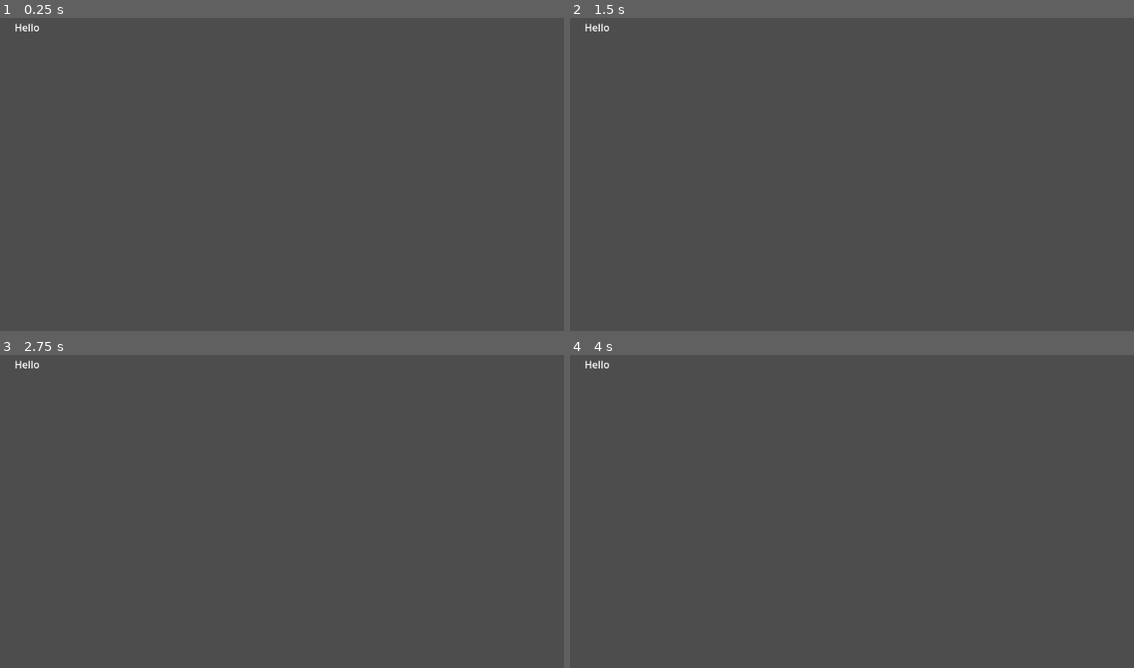
Above: before the commit, frames 1-4 (two rows, left to right).
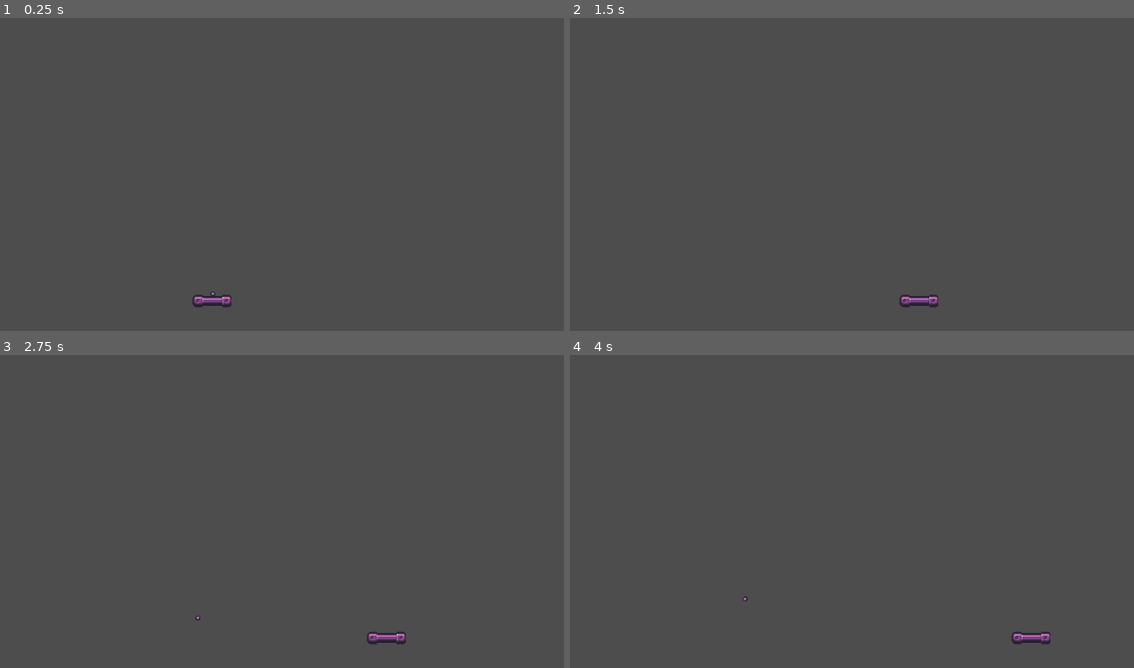
Above: after the commit, the same moments.

Repository: Bob-the-great-the-third/casse-brique
Game: Godot game, scene res://main.tscn
Two runs of this game, one before a commit and one after it. Both use one fixed random seed, a clock stepped at 60 frames per second and the inputs below.
Inputs:
- Up to frame 1 (0.25 s): no input
- Up to frame 2 (1.5 s): tap Enter at 0.5 s; hold Right (p1_right) 0.53-1.28 s; hold Left (p1_left) from 1.28 s (still down)
- Up to frame 3 (2.75 s): release Left (p1_left) at 2.03 s; hold Right (p1_right) from 2.03 s (still down)
- Up to frame 4 (4 s): release Right (p1_right) at 3.53 s; hold Left (p1_left) from 3.53 s (still down)

The runs differ from the first frame. In frame 1, 0.3% of the frame differs, in the area x 2-42%, y 1-93%; in frame 2, 0.3%; in frame 3, 0.3%; in frame 4, 0.3%.

Commit message:
casse brick still

Diff:
--- /dev/null
+++ b/balle/balle.gd
@@ -0,0 +1,19 @@
+extends Node
+
+
+var vitesse_x= randi() % 100 -50;
+var vitesse_y= 200
+
+# Called when the node enters the scene tree for the first time.
+func _ready() -> void:
+	pass # Replace with function body.
+
+
+# Called every frame. 'delta' is the elapsed time since the previous frame.
+func _process(delta: float) -> void:
+	pass
+
+func _physics_process(delta: float) -> void:
+	var parent= get_parent();
+	parent.position.x += vitesse_x * delta;
+	parent.position.y+= vitesse_y * delta;
--- /dev/null
+++ b/balle/balle.tres
@@ -0,0 +1,4 @@
+[gd_resource type="CircleShape2D" format=3 uid="uid://fjdihw2xp2k7"]
+
+[resource]
+radius = 5.0
--- /dev/null
+++ b/balle/balle.tscn
@@ -0,0 +1,22 @@
+[gd_scene format=3 uid="uid://cvg0qcecynpjf"]
+
+[ext_resource type="Texture2D" uid="uid://2thwofxduu8" path="res://breakout_pieces.png" id="1_50dfo"]
+[ext_resource type="Script" uid="uid://dilmextbldk84" path="res://balle/balle.gd" id="2_jdfn4"]
+[ext_resource type="Shape2D" uid="uid://fjdihw2xp2k7" path="res://balle/balle.tres" id="3_jdfn4"]
+
+[sub_resource type="AtlasTexture" id="AtlasTexture_x8p52"]
+atlas = ExtResource("1_50dfo")
+region = Rect2(75.17316, 135.9901, 8.138832, 8.390549)
+
+[node name="RigidBody2D" type="RigidBody2D" unique_id=1963650125]
+position = Vector2(593, 604)
+gravity_scale = 0.0
+
+[node name="Sprite2D" type="Sprite2D" parent="." unique_id=2091713681]
+texture = SubResource("AtlasTexture_x8p52")
+
+[node name="Node" type="Node" parent="." unique_id=1806399779]
+script = ExtResource("2_jdfn4")
+
+[node name="CollisionShape2D" type="CollisionShape2D" parent="." unique_id=1811110359]
+shape = ExtResource("3_jdfn4")
--- a/main.tscn
+++ b/main.tscn
@@ -1,10 +1,11 @@
 [gd_scene format=3 uid="uid://d3b7jtim3a8rc"]
+
+[ext_resource type="PackedScene" uid="uid://dii28iifb3b6w" path="res://raquette/raquette.tscn" id="1_ig7tw"]
+[ext_resource type="PackedScene" uid="uid://cvg0qcecynpjf" path="res://balle/balle.tscn" id="2_0xm2m"]
 
 [node name="Node2D" type="Node2D" unique_id=1596008472]
 
-[node name="hello" type="Label" parent="." unique_id=50001157]
-offset_left = 270.0
-offset_top = 129.0
-offset_right = 310.0
-offset_bottom = 152.0
-text = "Hello"
+[node name="Raquette" parent="." unique_id=8428115 instance=ExtResource("1_ig7tw")]
+
+[node name="balle" parent="." unique_id=1963650125 instance=ExtResource("2_0xm2m")]
+position = Vector2(587, 561)
--- a/project.godot
+++ b/project.godot
@@ -16,7 +16,7 @@
 
 config/name="TD1"
 run/main_scene="uid://d3b7jtim3a8rc"
-config/features=PackedStringArray("4.6", "Forward Plus")
+config/features=PackedStringArray("4.7", "Forward Plus")
 config/icon="res://icon.svg"
 
 [input]
--- a/raquette/control_joueur.gd
+++ b/raquette/control_joueur.gd
@@ -1,6 +1,6 @@
 extends Node
 
- @export var vitesse = 400;
+@export var vitesse = 400;
 
 # Called when the node enters the scene tree for the first time.
 func _ready() -> void:
@@ -13,7 +13,10 @@
 
 func _physics_process(delta: float) -> void:
 	var parent = get_parent();
-	if Input.action_press("p1_left"):
-		parent.position.x -= vitesse
-	elif Input.action_press("p1_right"):
-		parent.position.x += vitesse
+	var size = get_viewport().size;
+	print(parent)
+
+	if Input.is_action_pressed("p1_left") && parent.position.x > -size[0]/2:
+		parent.position.x -= vitesse * delta;
+	if Input.is_action_pressed("p1_right") && parent.position.x < size[0]/2:
+		parent.position.x += vitesse * delta;
--- /dev/null
+++ b/raquette/raquette.tres
@@ -0,0 +1,4 @@
+[gd_resource type="RectangleShape2D" format=3 uid="uid://dj850lr1x2adk"]
+
+[resource]
+size = Vector2(64, 20)
--- a/raquette/raquette.tscn
+++ b/raquette/raquette.tscn
@@ -2,6 +2,7 @@
 
 [ext_resource type="Texture2D" uid="uid://dsny6r1cs31im" path="res://raquette/skin_raquette_a.tres" id="1_w6mu3"]
 [ext_resource type="Script" uid="uid://b7iv2gfc78l0o" path="res://raquette/control_joueur.gd" id="2_8wwvb"]
+[ext_resource type="Shape2D" uid="uid://dj850lr1x2adk" path="res://raquette/raquette.tres" id="3_rdu13"]
 
 [node name="Raquette" type="CharacterBody2D" unique_id=8428115]
 
@@ -11,3 +12,7 @@
 
 [node name="ControlJoueur" type="Node" parent="." unique_id=950084838]
 script = ExtResource("2_8wwvb")
+
+[node name="CollisionShape2D" type="CollisionShape2D" parent="." unique_id=97500859]
+position = Vector2(587, 581)
+shape = ExtResource("3_rdu13")
Not shown, added: balle/balle.gd.uid
